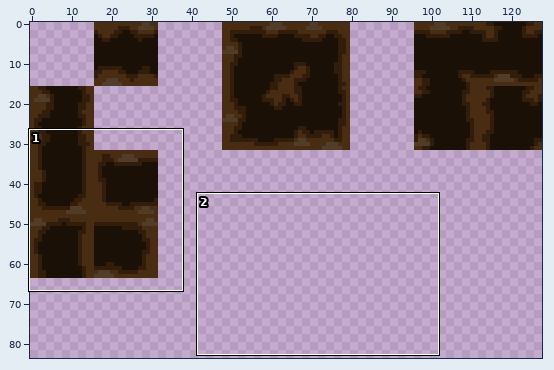
Pixel-art file -- SpriteJason/TilesPit.aseprite. The first picture is a wide view before the edit; the outline marks the close-up.
Close-up. First the earlier version:
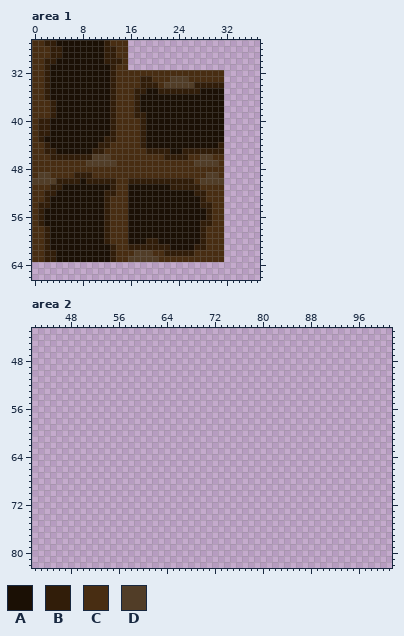
128x128 pixels, 1 frame. Shown: area 1: x 0..37, y 27..66; area 2: x 42..101, y 43..82. The wide view leaves out empty margins.
Palette (. is transparent): A #1b1005  B #311d09  C #482d12  D #513d27
Pixels before, area 1, first column x 0:
27 CCBBAAAAAAAABCCC................
28 CCCBBAAAAAAABBCC................
29 CCCBBAAAAAAABBCC................
30 CCBBAAAAAAAABBBC................
31 CCBAAAAAAAAAABCC................
32 CCBAAAAAAAAAABCCCCCCCCCCCCCCCCCC
33 CCBAAAAAAAAAABCCCCBBCCCDDDCCCCCC
34 CCBAAAAAAAAAABCCCCBBBCDDDDDBBBBB
35 CCBAAAAAAAAAABCCCBBAABBBBBBBAAAA
36 CCBAAAAAAAAAABCCCBAAAAAAAAAAAAAA
37 CCCBAAAAAAAAABCCCBAAAAAAAAAAAAAA
38 CCCBAAAAAAAAABCCCBAAAAAAAAAAAAAA
39 CCCBAAAAAAAAABCCCBBAAAAAAAAAAAAA
40 CBBAAAAAAAAAABCCCCBAAAAAAAAAAAAA
41 CBBAAAAAAAAAABCCCCBAAAAAAAAAAAAA
42 CBBAAAAAAAAAABCCCCBAAAAAAAAAAAAA
43 CBAAAAAAAAAABBCCCCBAAAAAAAAAAAAA
44 CCBAAAAAAAABBCCCCCBAAAAAAAAAAAAB
45 CCBBAAAAAABBCCCCCCCBBBBAABBBBBBB
46 CCCBBBBBBBDDDCCCCCCCCCBBBBCCDDCC
47 CCCCCCCCCDDDDDCCCCCCCCCCCCCDDDDC
48 CCCCCCCCCCCCCCCCCCCCCCCCCCCCCCCC
49 CDDCCCCBBBCCCCCCCCCCCCCCCCCCCDDC
50 DDDDBBBBABBBBBCCBBBBBBBBBBBCDDDD
51 CCCBBAAAAAAAABCCAAAAAAABBBBBCCCC
52 CCBBAAAAAAAABBCCAAAAAAAAAAABBCCC
53 CCBAAAAAAAAABCCCAAAAAAAAAAAABCCC
54 CBBAAAAAAAAABCCCAAAAAAAAAAAABBCC
55 CBAAAAAAAAAABCCCAAAAAAAAAAAAABCC
56 CBAAAAAAAAAABCCCAAAAAAAAAAAAABCC
57 CBAAAAAAAAAABCCCAAAAAAAAAAAABBCC
58 CCBAAAAAAAAABCCCAAAAAAAAAAAABCCC
59 CCBAAAAAAAAABCCCAAAAAAAAAAAABCCC
60 CCBAAAAAAAAABCCCAAABBAAAAAAABCCC
61 CCBAAAAAAAAAABCCBBBBBBBAAAABBCCC
62 CCBBAAAAAAAAABCCCDDDCCBBBBBCCCCC
63 CCBBAAAAAAAAABCCDDDDDCCCCCCCCCCC
Now the later version:
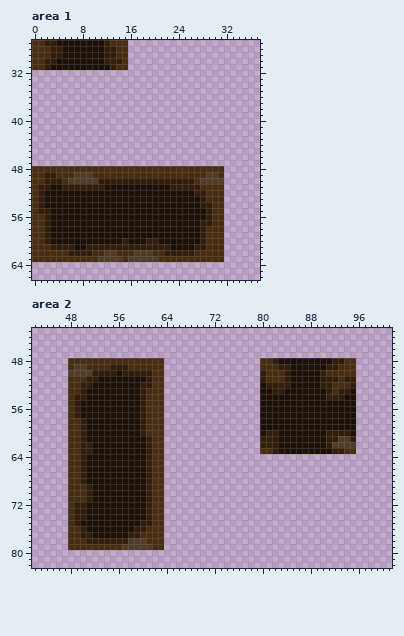
From old to new:
Changed rows in their new state; - is an unchanged pixel.
Area 1:
first column x 0:
32 ................................
33 ................................
34 ................................
35 ................................
36 ................................
37 ................................
38 ................................
39 ................................
40 ................................
41 ................................
42 ................................
43 ................................
44 ................................
45 ................................
46 ................................
47 ................................
49 -CBB---DDD----------------------
50 CCBB-CDDDDD---BB----------------
51 -BBAABBBBBBB-AAA----------------
52 -BAA--------AAAA----------------
53 -BA---------AAAA----------------
54 --A---------AAAA----------------
55 --B---------AAAA----------------
56 -CB---------AAAA----------------
57 -CB---------AAAA----------------
58 ------------AAAA----------------
59 ------------AAAA----------------
60 ------------AAAB----------------
61 --CBBBB--BBBB-BB----------------
62 --CCCCBBBBCCDD------------------
63 --CCCCCCCCCDDDD-----------------
Area 2:
first column x 48:
48 CCCCCCCCCCCCCCCC----------------CCBAAAAAAAAABBCC
49 CDDCCCCBBBCCCCCC----------------CCCBBAAAAAABBCCC
50 DDDDBBBBABBBBBCC----------------BCCCBAAAAABCCCCC
51 CCCBBAAAAAAAABCC----------------BCCCBAAAAABBBCBB
52 CCBBAAAAAAAABBCC----------------ABBBBAAAAABBCCCB
53 CCBAAAAAAAAABCCC----------------AABBAAAAAAABCBBA
54 CBBAAAAAAAAABCCC----------------AAAAAAAAAAABBBAA
55 CBAAAAAAAAAABCCC----------------AAAAAAAAAAAAAAAA
56 CBAAAAAAAAAABCCC----------------AAAAAAAAAAAAAAAA
57 CBAAAAAAAAAABCCC----------------AAAAAAAAAAAAAAAA
58 CCBAAAAAAAAABCCC----------------AAAAAAAAAAAAAAAA
59 CCBAAAAAAAAABCCC----------------AAAAAAAAAAAAAAAA
60 CCBAAAAAAAAABCCC----------------ABBAAAAAAAABBBBA
61 CCBAAAAAAAAAABCC----------------BBBAAAAAAAABBDDB
62 CCBBAAAAAAAAABCC----------------BBBAAAAAAAABDDDD
63 CCBBAAAAAAAAABCC----------------CCBAAAAAAAAABBCC
64 CCBAAAAAAAAAABCC--------------------------------
65 CCBAAAAAAAAAABCC--------------------------------
66 CCBAAAAAAAAAABCC--------------------------------
67 CCBAAAAAAAAAABCC--------------------------------
68 CCBAAAAAAAAAABCC--------------------------------
69 CCCBAAAAAAAAABCC--------------------------------
70 CCCBAAAAAAAAABCC--------------------------------
71 CCCBAAAAAAAAABCC--------------------------------
72 CBBAAAAAAAAAABCC--------------------------------
73 CBBAAAAAAAAAABCC--------------------------------
74 CBBAAAAAAAAAABCC--------------------------------
75 CBAAAAAAAAAABBCC--------------------------------
76 CCBAAAAAAAABBCCC--------------------------------
77 CCBBAAAAAABBCCCC--------------------------------
78 CCCBBBBBBBDDDCCC--------------------------------
79 CCCCCCCCCDDDDDCC--------------------------------
Boxes around the changes in both close-ups, in picture pixels (x1, y1, x2, y2):
changed: (32, 70, 224, 262)
added: (68, 358, 164, 550)
added: (260, 358, 356, 454)
